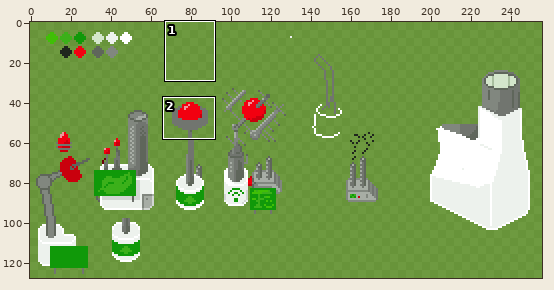
Two versions of one pixel-art file, assets/textures/bunchastuff.aseprite. Above: a wide view before the commit, with the close-up outlined.
Close-up. First the earlier version:
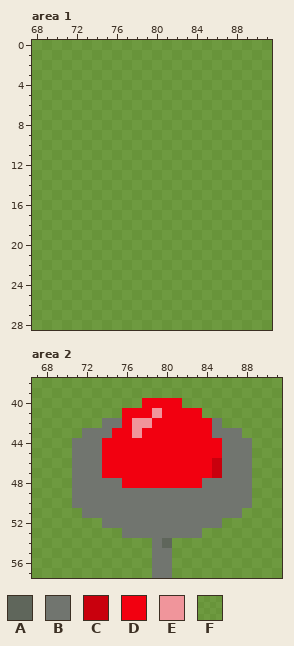
256x128 pixels, 1 frame. Colours within 5 levels of each other are drawn and written as one. Shown: area 1: x 68..91, y 0..28; area 2: x 67..91, y 38..57. The commit also changed other parts of the picture, which this record leaves out.
Visible layers, top first: "palette", "Layer 2", "drawing", "bg".
Palette (. is transparent): A #5f665b  B #71756f  C #c9000d  D #f20010  E #f0959b  F #94e83383
Pixels before, area 1, first column x 68:
 0 FFFFFFFFFFFFFFFFFFFFFFFF
 1 FFFFFFFFFFFFFFFFFFFFFFFF
 2 FFFFFFFFFFFFFFFFFFFFFFFF
 3 FFFFFFFFFFFFFFFFFFFFFFFF
 4 FFFFFFFFFFFFFFFFFFFFFFFF
 5 FFFFFFFFFFFFFFFFFFFFFFFF
 6 FFFFFFFFFFFFFFFFFFFFFFFF
 7 FFFFFFFFFFFFFFFFFFFFFFFF
 8 FFFFFFFFFFFFFFFFFFFFFFFF
 9 FFFFFFFFFFFFFFFFFFFFFFFF
10 FFFFFFFFFFFFFFFFFFFFFFFF
11 FFFFFFFFFFFFFFFFFFFFFFFF
12 FFFFFFFFFFFFFFFFFFFFFFFF
13 FFFFFFFFFFFFFFFFFFFFFFFF
14 FFFFFFFFFFFFFFFFFFFFFFFF
15 FFFFFFFFFFFFFFFFFFFFFFFF
16 FFFFFFFFFFFFFFFFFFFFFFFF
17 FFFFFFFFFFFFFFFFFFFFFFFF
18 FFFFFFFFFFFFFFFFFFFFFFFF
19 FFFFFFFFFFFFFFFFFFFFFFFF
20 FFFFFFFFFFFFFFFFFFFFFFFF
21 FFFFFFFFFFFFFFFFFFFFFFFF
22 FFFFFFFFFFFFFFFFFFFFFFFF
23 FFFFFFFFFFFFFFFFFFFFFFFF
24 FFFFFFFFFFFFFFFFFFFFFFFF
25 FFFFFFFFFFFFFFFFFFFFFFFF
26 FFFFFFFFFFFFFFFFFFFFFFFF
27 FFFFFFFFFFFFFFFFFFFFFFFF
28 FFFFFFFFFFFFFFFFFFFFFFFF
Pixels before, area 2, first column x 67:
38 FFFFFFFFFFFFFFFFFFFFFFFFF
39 FFFFFFFFFFFFFFFFFFFFFFFFF
40 FFFFFFFFFFFDDDDFFFFFFFFFF
41 FFFFFFFFFDDDEDDDDFFFFFFFF
42 FFFFFFFBBDEEDDDDDDBFFFFFF
43 FFFFFBBBDDEDDDDDDDBBBFFFF
44 FFFFBBBDDDDDDDDDDDDBBBFFF
45 FFFFBBBDDDDDDDDDDDDBBBFFF
46 FFFFBBBDDDDDDDDDDDCBBBFFF
47 FFFFBBBDDDDDDDDDDDCBBBFFF
48 FFFFBBBBBDDDDDDDDBBBBBFFF
49 FFFFBBBBBBBBBBBBBBBBBBFFF
50 FFFFBBBBBBBBBBBBBBBBBBFFF
51 FFFFFBBBBBBBBBBBBBBBBFFFF
52 FFFFFFFBBBBBBBBBBBBFFFFFF
53 FFFFFFFFFBBBBBBBBFFFFFFFF
54 FFFFFFFFFFFFBAFFFFFFFFFFF
55 FFFFFFFFFFFFBBFFFFFFFFFFF
56 FFFFFFFFFFFFBBFFFFFFFFFFF
57 FFFFFFFFFFFFBBFFFFFFFFFFF
Once edited:
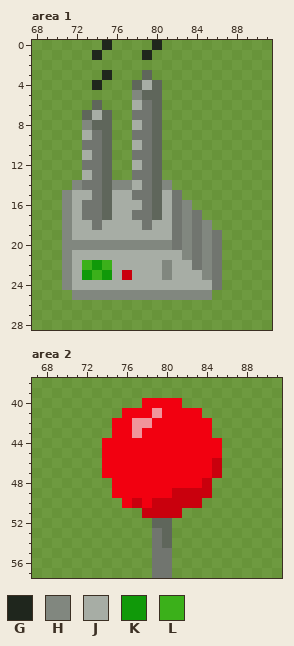
Colours new in this view: G #1f261d  H #81877f  J #a7ada5  K #109909  L #3bb01a
Change:
layer "Layer 2" now hidden
Area 1, layer "drawing":
The author changed colour F to colour A in row 3 at x 79; in row 4 at x 78 and 80; in row 5 at x 79 to 80; in row 6 at x 74 and 80; in row 7 at x 73, 75 and 80; in row 8 at x 74 to 75 and 80.
The author changed colour F to colour A in rows 9 to 17 at x 75 and 80.
The author changed colour F to colour B in row 6 at x 79; in row 7 at x 78 to 79; in row 8 at x 79; in row 9 at x 74 and 78 to 79; in row 10 at x 73 to 74 and 79; in row 11 at x 74 and 78 to 79.
The author changed colour F to colour B in row 12 at x 73 to 74 and 79; in row 13 at x 74 and 78 to 79; in row 14 at x 73 to 74 and 79; in row 15 at x 74, 78 to 79 and 82; in row 16 at x 73 to 74, 79 and 82; in row 17 at x 73 to 74, 78 to 79, 82 and 84.
The author changed colour F to colour B in row 18 at x 74, 79, 82 and 84; in rows 19 to 20 at x 82, 84 and 86; in rows 21 to 22 at x 84 and 86; in rows 23 to 24 at x 86.
The author changed colour F to colour C in row 23 at x 77.
The author changed colour F to colour G in row 0 at x 75 and 80; in row 1 at x 74 and 79; in row 3 at x 75; in row 4 at x 74.
The author changed colour F to colour H in row 5 at x 78; in row 8 at x 73; in row 14 at x 72, 76 to 77 and 81; in row 15 at x 71; in rows 16 to 17 at x 71 and 83; in rows 18 to 19 at x 71, 83 and 85.
The author changed colour F to colour H in row 20 at x 71 to 81, 83 and 85; in row 21 at x 71, 83 and 85; in rows 22 to 23 at x 71, 81 and 85; in row 24 at x 71; in row 25 at x 72 to 85.
The author changed colour F to colour J in row 4 at x 79; in row 6 at x 78; in row 7 at x 74; in row 8 at x 78; in row 9 at x 73; in row 10 at x 78.
The author changed colour F to colour J in row 11 at x 73; in row 12 at x 78; in row 13 at x 73; in row 14 at x 78; in row 15 at x 72 to 73, 76 to 77 and 81; in row 16 at x 72, 76 to 78 and 81.
The author changed colour F to colour J in row 17 at x 72, 76 to 77 and 81; in row 18 at x 72 to 73, 75 to 78 and 80 to 81; in row 19 at x 72 to 81; in row 21 at x 72 to 82; in row 22 at x 72, 76 to 80 and 82 to 83; in row 23 at x 72, 76, 78 to 80 and 82 to 84.
The author changed colour F to colour J in row 24 at x 72 to 85.
The author changed colour F to colour K in row 22 at x 74; in row 23 at x 73 and 75.
The author changed colour F to colour L in row 22 at x 73 and 75; in row 23 at x 74.
Area 2:
The author changed colour B to colour A in row 52 at x 79 to 80; in row 53 at x 80.
The author changed colour B to colour C in row 48 at x 84; in row 49 at x 81 to 84; in row 50 at x 77 and 79 to 83; in row 51 at x 78 to 81.
The author changed colour B to colour D in row 42 at x 75; in row 48 at x 75; in row 49 at x 75 to 80; in row 50 at x 76 and 78.
The author changed colour B to colour F in row 42 at x 74 and 85; in row 43 at x 72 to 74 and 85 to 87; in rows 44 to 47 at x 71 to 73 and 86 to 88; in rows 48 to 49 at x 71 to 74 and 85 to 88; in row 50 at x 71 to 75 and 84 to 88; in row 51 at x 72 to 77 and 82 to 87.
The author changed colour B to colour F in row 52 at x 74 to 78 and 81 to 85; in row 53 at x 76 to 78 and 81 to 83.
